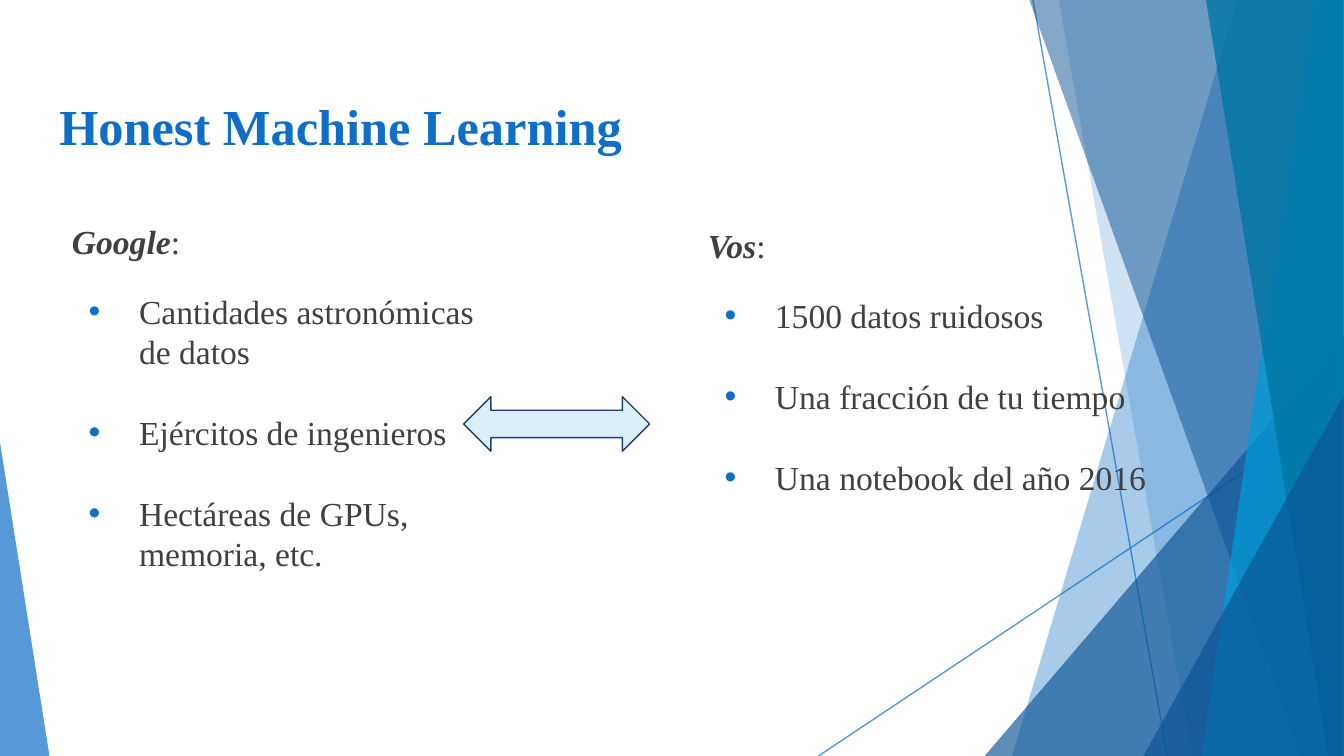
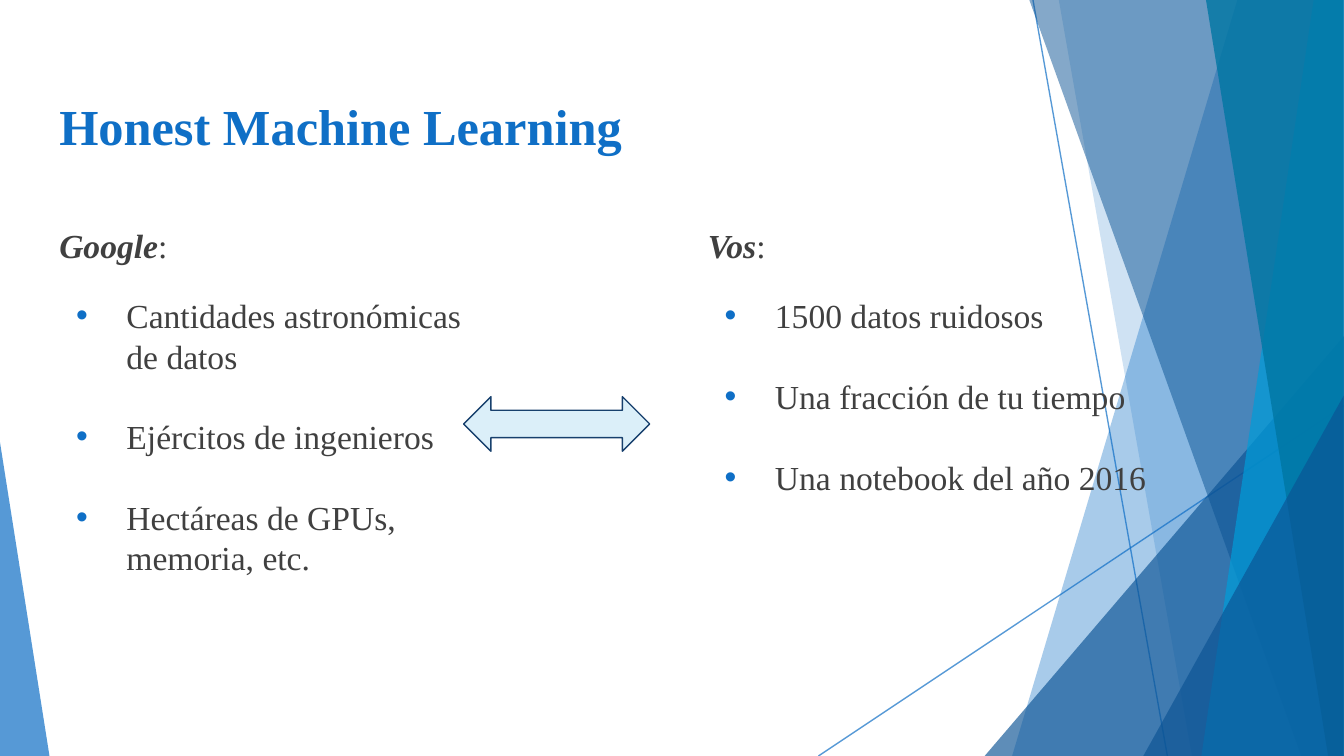
Before and after one commit to DiploDatos/AprendizajeSupervisado, a slide deck: slide 24 of Teórico/Aprendizaje Supervisado - Clase IV.ppsx. Drawn at 1344x756 pixels with LibreOffice and Linux fonts; fonts in the diff are those of the drawing. Boxes give left, top, right and bottom in pixels: in the first picture for what was removed or moved away, otherwise in the second. Text is boxed around its words. In the diff, an @@ line names an element or a change of style, - is before the commit and + after.

```diff
--- a/Teórico/Aprendizaje Supervisado - Clase IV.ppsx
+++ b/Teórico/Aprendizaje Supervisado - Clase IV.ppsx
@@ text "Google:": place and size @@
-text "Google:" at (72, 230, 474, 571)
+text "Google:" at (59, 234, 461, 575)
```
Also in this commit, not shown: 1 other file.
